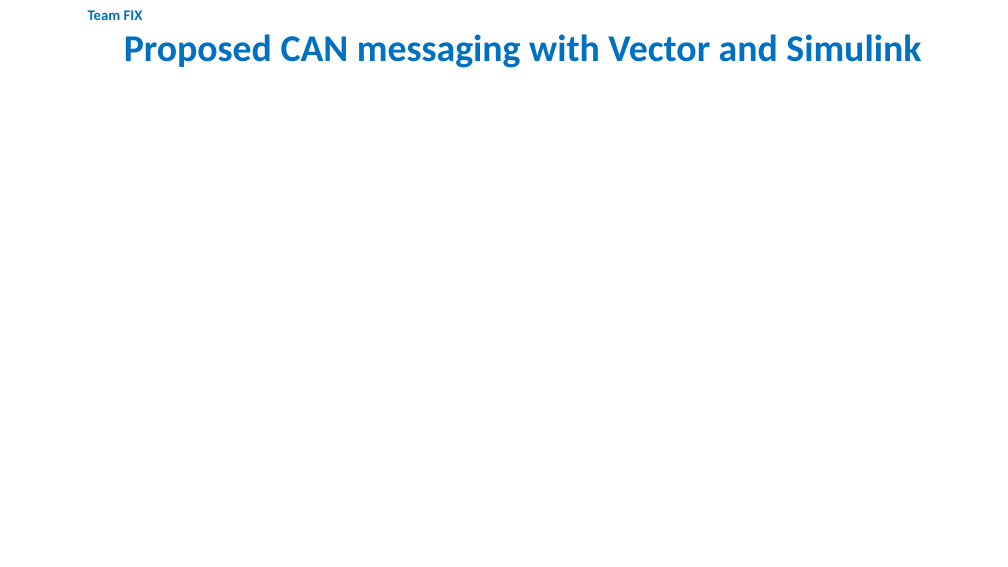
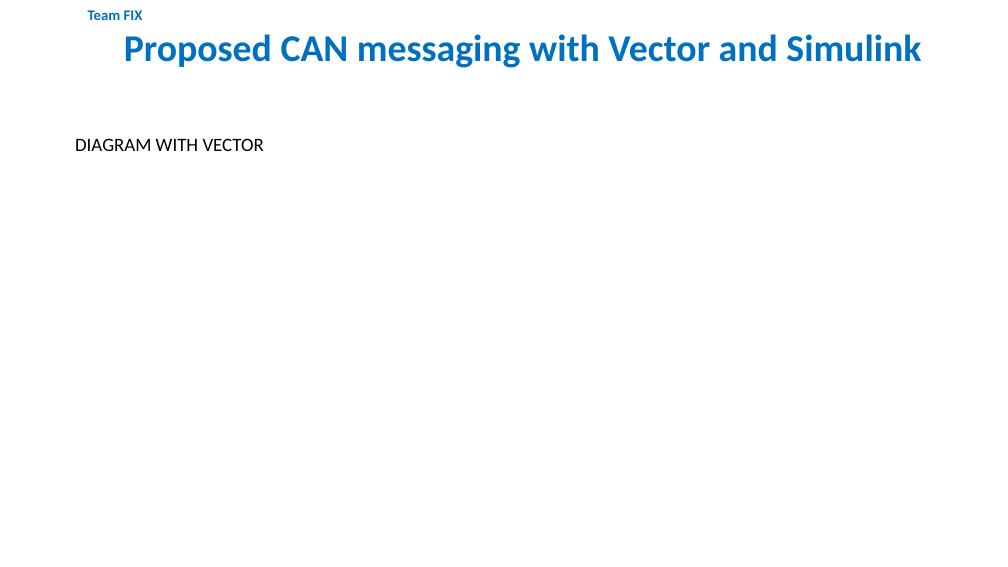
Before and after one commit to icub-tech-iit/ft-sensors-simulink, a slide deck: slide 6 of assets/camozzi_presentation_20220111.pptx. Drawn at 1008x567 pixels with LibreOffice and Linux fonts; fonts in the diff are those of the drawing; background and template pictures are left out. Boxes give left, top, right and bottom in pixels: in the first picture for what was removed or moved away, otherwise in the second. Text is boxed around its words. In the diff, an @@ line names an element or a change of style, - is before the commit and + after.

```diff
--- a/assets/camozzi_presentation_20220111.pptx
+++ b/assets/camozzi_presentation_20220111.pptx
@@ text added at (75,138,264,151), 18 pt, text #000000 @@
+DIAGRAM WITH VECTOR
```
Also in this commit, not shown: 1 other slide changed, 1 slide added, 2 other files.
